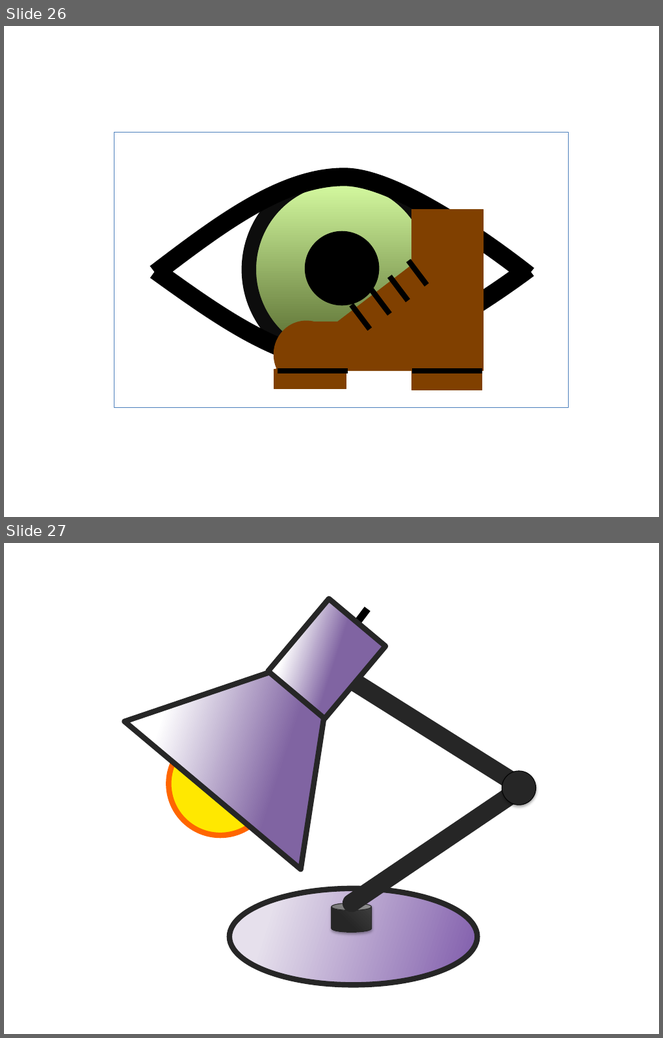
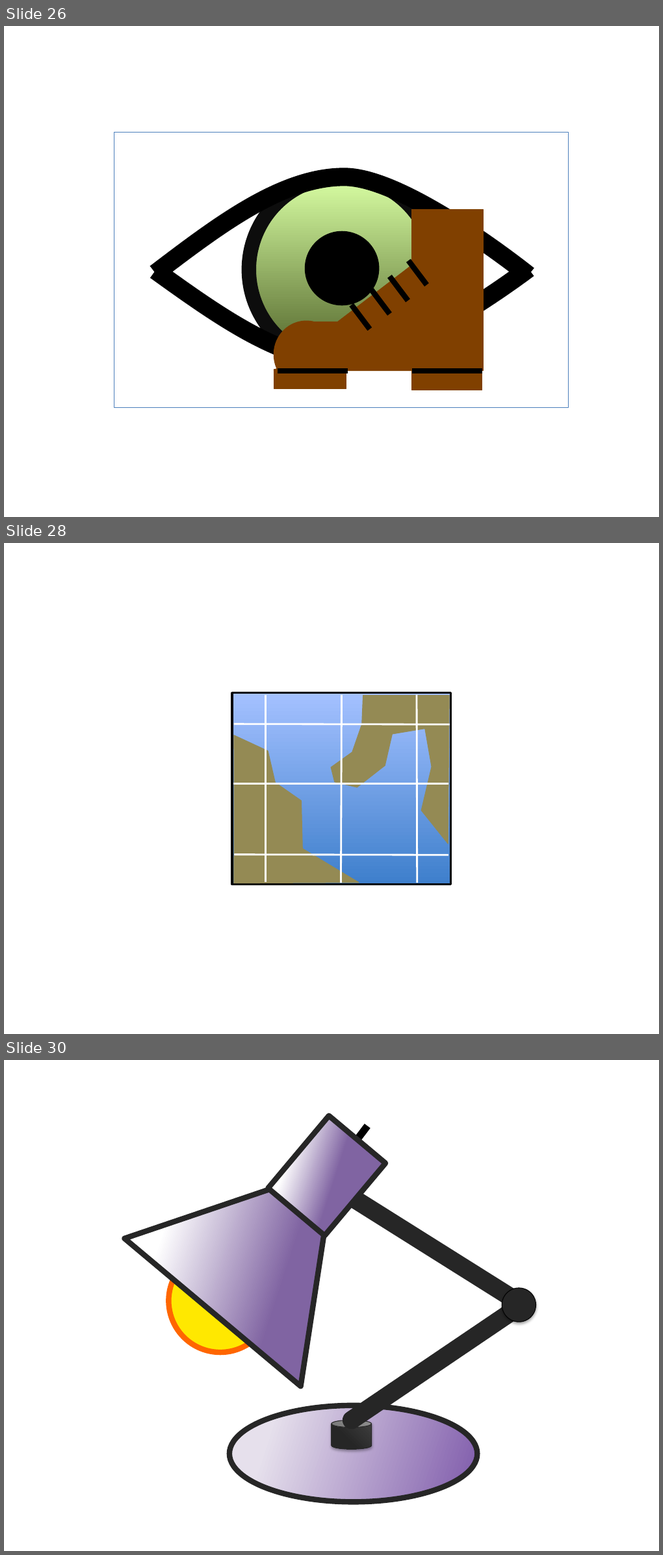
Before and after one commit to nasa/DERT, a slide deck: dert/doc/Icons.pptx. Shown one above the other, each under a label of ours: slides 26 and 27 before the commit, slides 26, 28 and 30 after it; the slides between them are not shown. The pictures are 663x1038 and 663x1555 pixels, drawn with LibreOffice and Linux fonts; fonts in the diff are those of the drawing. Boxes give left, top, right and bottom in pixels: in the first picture for what was removed or moved away, otherwise in the second. Text is boxed around its words. In the diff, an @@ line names an element or a change of style, - is before the commit and + after.

```diff
--- a/dert/doc/Icons.pptx
+++ b/dert/doc/Icons.pptx
@@ slide 28 added at (4,543,659,1034), background #FFFFFF @@
@@ rectangle added at (232,693,451,885), fill gradient #3F80CE to #A4C4FF, outline #000000 2.25 pt @@
@@ line added from (265, 695) to (265, 882), #FFFFFF 2 pt @@
@@ freeform shape added at (331,695,449,844), fill #948A54, outline #948A54 0.75 pt @@
@@ line added from (341, 695) to (341, 883), #FFFFFF 2 pt @@
@@ line added from (417, 695) to (417, 883), #FFFFFF 2 pt @@
@@ freeform shape added at (234,735,359,884), fill #948A54, outline #948A54 0.75 pt @@
@@ line added from (234, 724) to (450, 724), #FFFFFF 2 pt @@
@@ ellipse added at (269,720,343,795), fill #000000, outline #000000 0.75 pt @@
@@ line added from (233, 783) to (449, 783), #FFFFFF 2 pt @@
@@ line added from (235, 855) to (449, 855), #FFFFFF 2 pt @@
@@ what was slide 27 is now slide 30 @@
```
Also in this commit, not shown: 2 other slides added, 13 other files.
